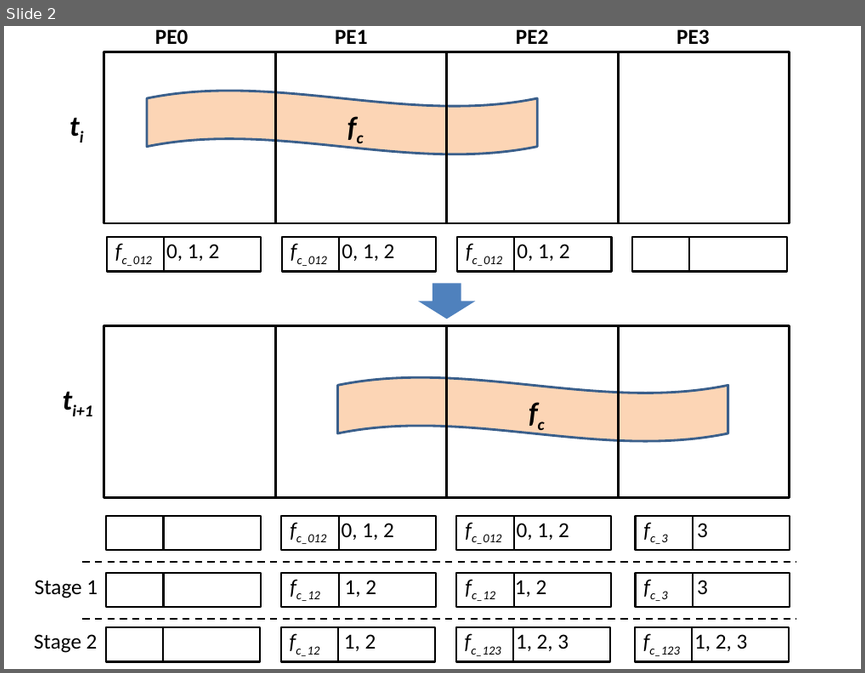
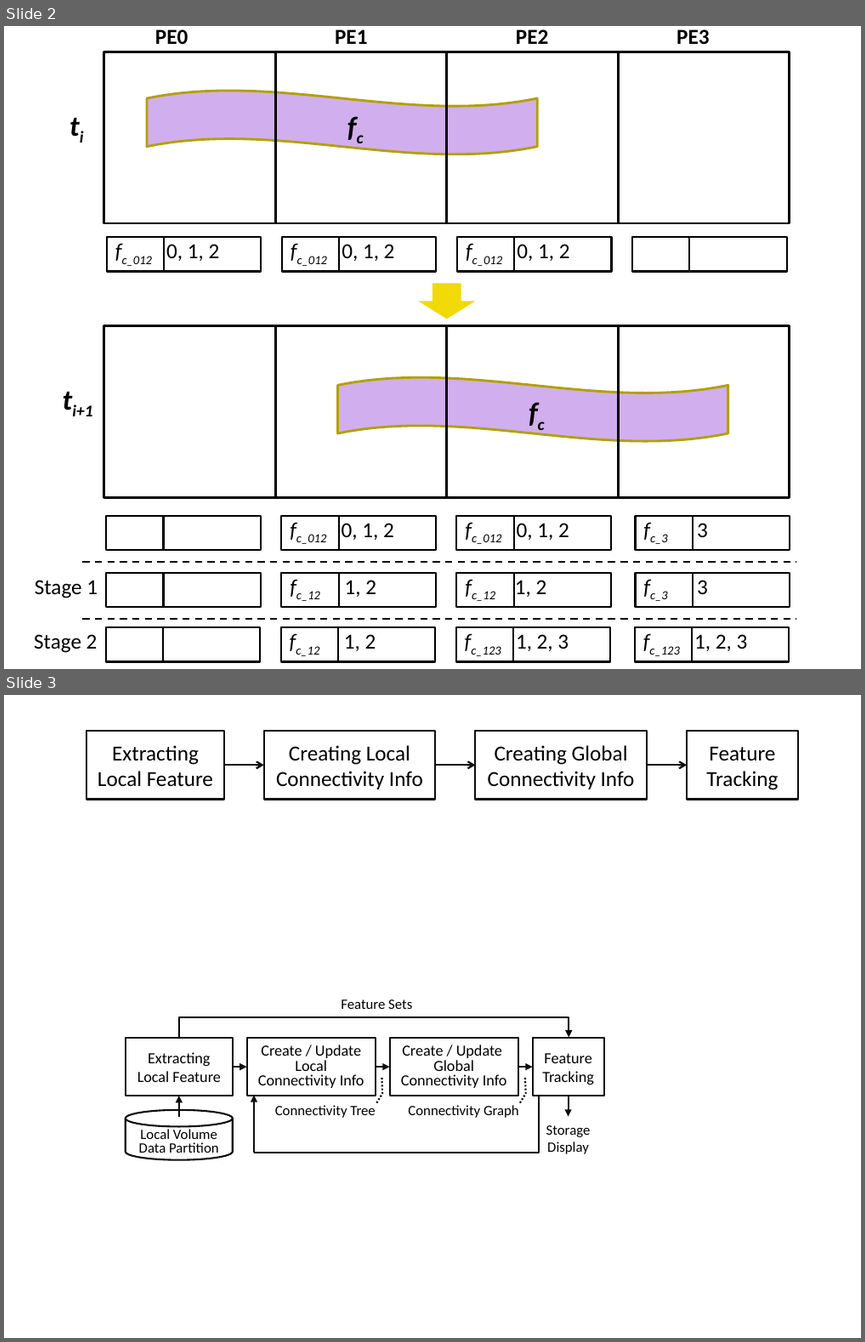
Before and after one commit to digideskio/Paraft, a slide deck: ptrack/plots/plot.pptx. Shown one above the other, each under a label of ours: slide 2 before the commit, slides 2 and 3 after it. The pictures are 865x673 and 865x1342 pixels, drawn with LibreOffice and Linux fonts; fonts in the diff are those of the drawing. Boxes give left, top, right and bottom in pixels: in the first picture for what was removed or moved away, otherwise in the second. Text is boxed around its words. In the diff, an @@ line names an element or a change of style, - is before the commit and + after.

Commit message:
new data

```diff
--- a/ptrack/plots/plot.pptx
+++ b/ptrack/plots/plot.pptx
@@ slide 3 added at (x1=4, y1=695, x2=861, y2=1338), background #FFFFFF @@
@@ rectangle added at (x1=87, y1=731, x2=224, y2=800), outline #0D0D0D 1.5 pt, 18 pt, text #000000 @@
+Extracting
+Local Feature
@@ rectangle added at (x1=263, y1=731, x2=435, y2=800), outline #0D0D0D 1.5 pt, 18 pt, text #000000 @@
+Creating Local Connectivity Info
@@ rectangle added at (x1=475, y1=731, x2=647, y2=800), outline #0D0D0D 1.5 pt, 18 pt, text #000000 @@
+Creating Global Connectivity Info
@@ rectangle added at (x1=687, y1=731, x2=798, y2=800), outline #0D0D0D 1.5 pt, 18 pt, text #000000 @@
+Feature
+Tracking
@@ arrow added from (224, 766) to (263, 766), #0D0D0D 1.5 pt @@
@@ arrow added from (435, 766) to (475, 766), #0D0D0D 1.5 pt @@
@@ arrow added from (647, 766) to (687, 766), #0D0D0D 1.5 pt @@
@@ text added at (x1=341, y1=999, x2=412, y2=1009), 12 pt, text #000000 @@
+Feature Sets
@@ elbow arrow added from (180, 1038) to (568, 1037), #000000 1.5 pt @@
@@ rectangle added at (x1=126, y1=1038, x2=233, y2=1095), fill #FFFFFF, outline #0D0D0D 1.5 pt, 13 pt, text #000000 @@
+Extracting
+Local Feature
@@ rectangle added at (x1=246, y1=1038, x2=375, y2=1095), fill #FFFFFF, outline #0D0D0D 1.5 pt, 13 pt, text #000000 @@
+Create / Update Local
+Connectivity Info
@@ rectangle added at (x1=390, y1=1038, x2=518, y2=1095), fill #FFFFFF, outline #0D0D0D 1.5 pt, 13 pt, text #000000 @@
+Create / Update Global
+Connectivity Info
@@ rectangle added at (x1=533, y1=1038, x2=604, y2=1095), fill #FFFFFF, outline #0D0D0D 1.5 pt, 13 pt, text #000000 @@
+Feature
+Tracking
@@ arrow added from (233, 1066) to (246, 1066), #0D0D0D 1.5 pt @@
@@ arrow added from (375, 1066) to (390, 1066), #0D0D0D 1.5 pt @@
@@ arrow added from (518, 1066) to (533, 1066), #0D0D0D 1.5 pt @@
@@ arrow added from (179, 1117) to (179, 1095), #0D0D0D 1.5 pt @@
@@ elbow line added from (542, 1095) to (254, 1151), #000000 1.5 pt @@
@@ arrow added from (254, 1151) to (254, 1095), #0D0D0D 1.5 pt @@
@@ callout added at (x1=302, y1=1089, x2=359, y2=1117), outline #0D0D0D 1.5 pt dashed @@
@@ callout added at (x1=445, y1=1089, x2=503, y2=1117), outline #0D0D0D 1.5 pt dashed @@
@@ arrow added from (568, 1095) to (568, 1117), #0D0D0D 1.5 pt @@
@@ cylinder added at (x1=126, y1=1110, x2=233, y2=1159), fill #FFFFFF, outline #0D0D0D 1.5 pt, 12 pt, text #000000 @@
+Local Volume Data Partition
@@ text added at (x1=275, y1=1105, x2=375, y2=1117), 12 pt, text #000000 @@
+Connectivity Tree
@@ text added at (x1=408, y1=1105, x2=519, y2=1117), 12 pt, text #000000 @@
+Connectivity Graph
@@ text added at (x1=546, y1=1125, x2=590, y2=1154), 12 pt, text #000000 @@
+Storage
+Display
@@ slide 2 changed as well @@
@@ wave at (x1=147, y1=91, x2=538, y2=154): fill #FCD5B5 to #D1AEED; outline #3A5F8C 2 pt to #B3A106 2 pt @@
@@ down arrow at (x1=418, y1=283, x2=475, y2=319): fill #4F81BD to #F2D908 @@
@@ wave at (x1=337, y1=377, x2=728, y2=442): fill #FCD5B5 to #D1AEED; outline #3A5F8C 2 pt to #B3A106 2 pt @@
```
Also in this commit, not shown: 1 other slide changed, 1 other slide added, 2 other files.
